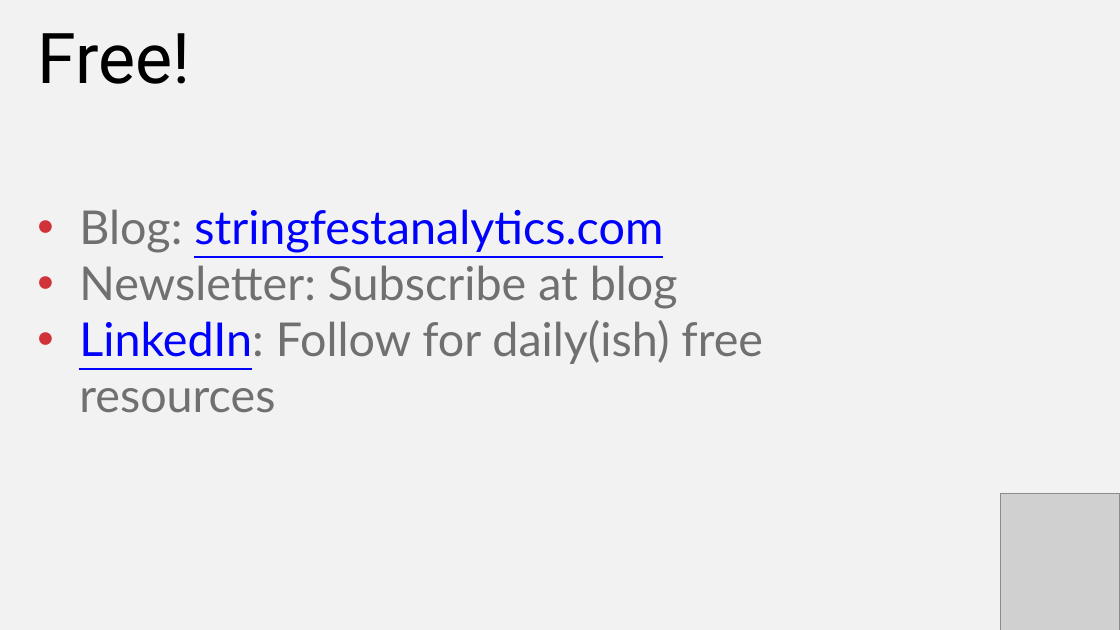
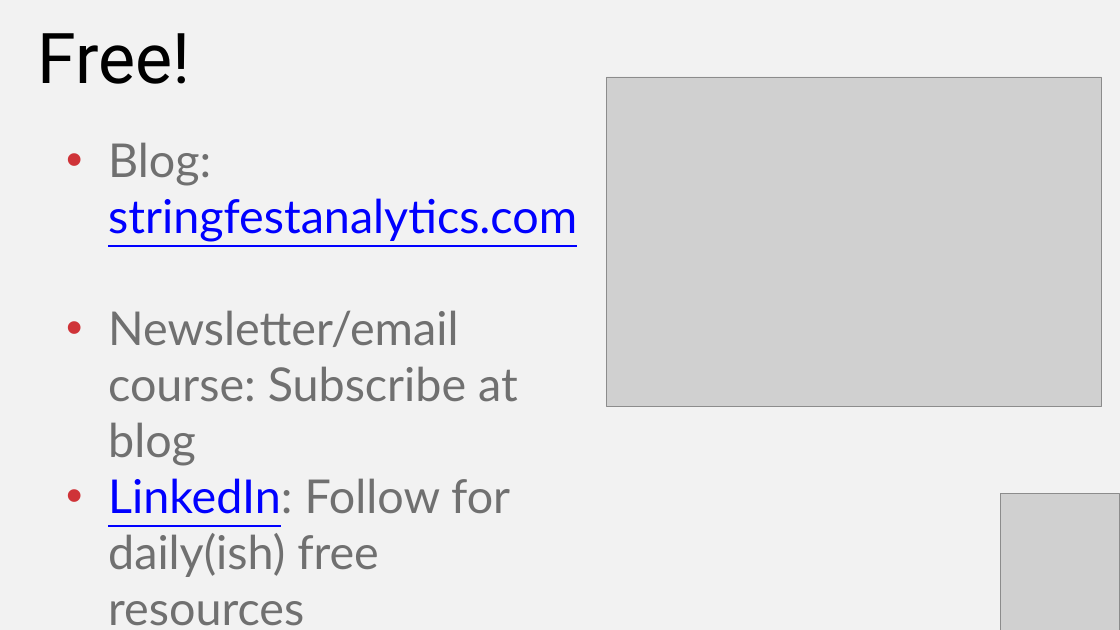
Before and after one commit to stringfestdata/modern-excel-demo-day, a slide deck: slide 10 of modern-excel-demo-day.pptx (slide 12 before the commit). Drawn at 1120x630 pixels with LibreOffice and Linux fonts; fonts in the diff are those of the drawing; grey boxes stand for pictures. Boxes give left, top, right and bottom in pixels: in the first picture for what was removed or moved away, otherwise in the second. Text is boxed around its words. In the diff, an @@ line names an element or a change of style, - is before the commit and + after.

```diff
--- a/modern-excel-demo-day.pptx
+++ b/modern-excel-demo-day.pptx
@@ picture added at (606, 77, 1101, 407) @@
@@ text "Blog: stringfestanalytics.com": place and size @@
-text "Blog: stringfestanalytics.com" at (79, 209, 763, 413)
+text "Blog: stringfestanalytics.com" at (108, 142, 577, 626)
@@ text at (108, 310, 518, 466): text changed @@
-• Newsletter: Subscribe at blog
+• Newsletter/email course: Subscribe at blog
```
Also in this commit, not shown: 2 other slides changed, 2 slides added, 2 slides removed.
